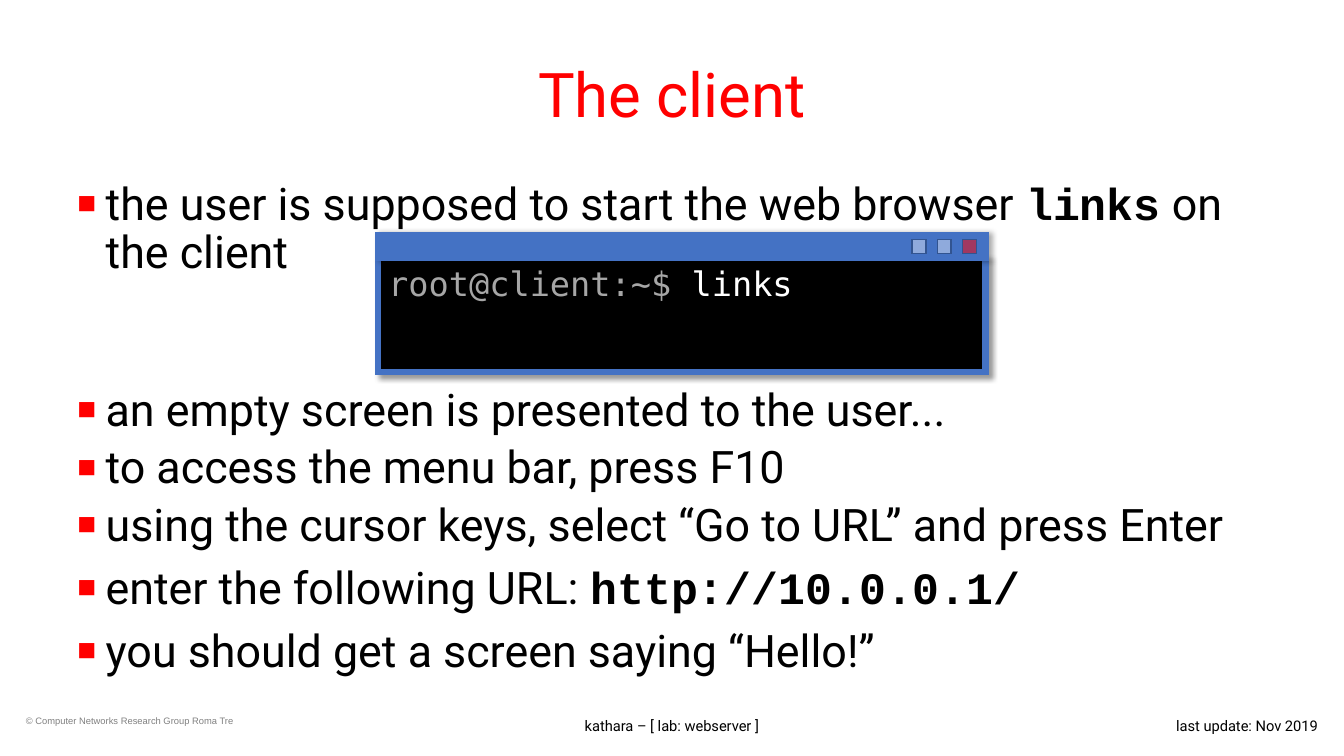
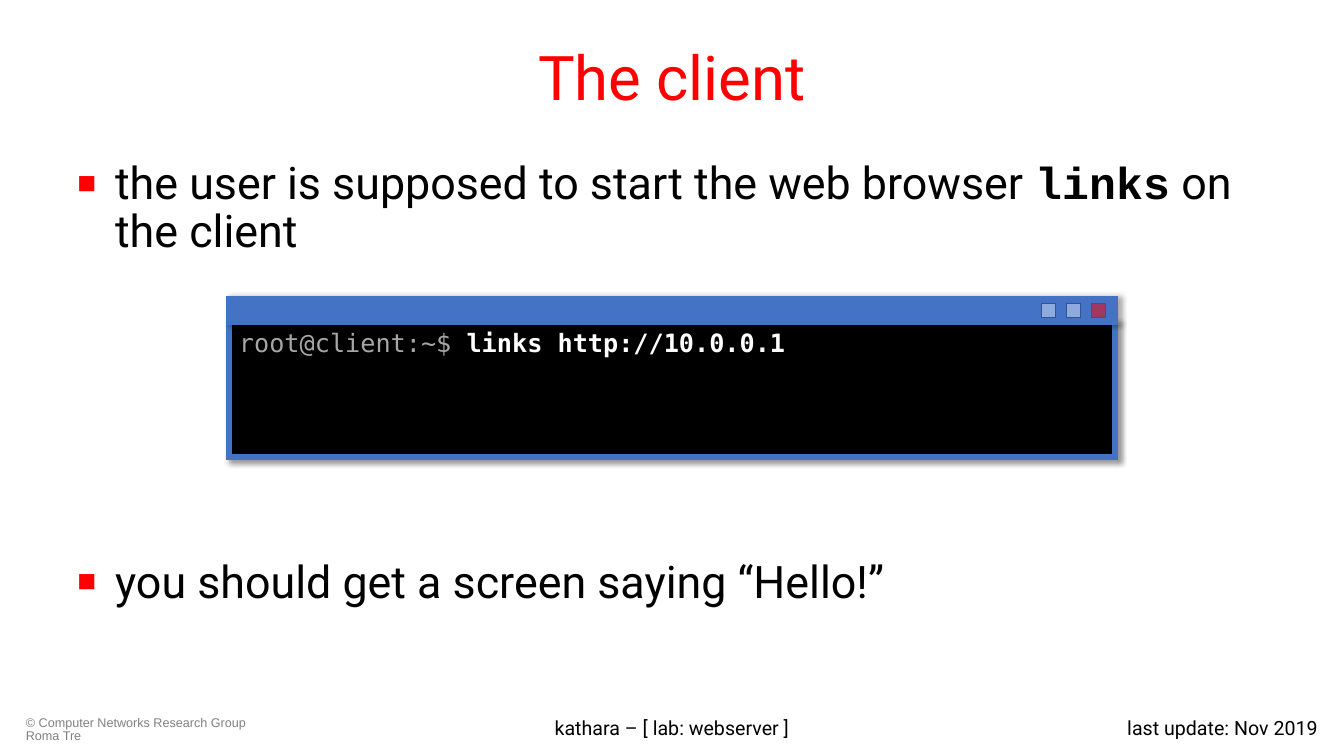
Before and after one commit to KatharaFramework/Kathara-Labs, a slide deck: slide 6 of main-labs/application-level/web-server/008-kathara-lab_web-server.pptx. Drawn at 1344x756 pixels with LibreOffice and Linux fonts; fonts in the diff are those of the drawing; background and template pictures are left out. Boxes give left, top, right and bottom in pixels: in the first picture for what was removed or moved away, otherwise in the second. Text is boxed around its words. In the diff, an @@ line names an element or a change of style, - is before the commit and + after.

Commit message:
Updated webserver slides

```diff
--- a/main-labs/application-level/web-server/008-kathara-lab_web-server.pptx
+++ b/main-labs/application-level/web-server/008-kathara-lab_web-server.pptx
@@ title "The client": place and size @@
-title "The client" at <box>538,70,806,118</box>
+title "The client" at <box>538,53,806,101</box>
@@ text "the user is supposed to ...": place and size @@
-text "the user is supposed to ..." at <box>106,186,1223,677</box>
+text "the user is supposed to ..." at <box>115,165,1231,608</box>
@@ text "the user is supposed to ..." at <box>115,165,1231,608</box>: indent changed @@
@@ rectangle: place and size @@
-rectangle at <box>378,235,985,258</box>
+rectangle at <box>229,299,1115,323</box>
@@ rectangle "root@client:~$ links http://10.0.0.1": place and size @@
-rectangle "root@client:~$ links http://10.0.0.1" at <box>378,258,985,372</box>
+rectangle "root@client:~$ links http://10.0.0.1" at <box>229,322,1115,457</box>
@@ rectangle: place and size @@
-rectangle at <box>938,240,952,254</box>
+rectangle at <box>1042,303,1056,318</box>
@@ rectangle: place and size @@
-rectangle at <box>912,240,927,254</box>
+rectangle at <box>1067,303,1081,318</box>
@@ rectangle: place and size @@
-rectangle at <box>963,240,977,254</box>
+rectangle at <box>1092,303,1106,318</box>
@@ text in rectangle at <box>239,331,786,358</box>: text changed; size 24 to 18 pt; text colour #A6A6A6 to #FFFFFF; bold on @@
-root@client:~$ links
+root@client:~$ links http://10.0.0.1
@@ text at <box>106,392,1223,614</box>: paragraphs removed @@
-■ an empty screen is presented to the user...
-■ to access the menu bar, press F10
-■ using the cursor keys, select “Go to URL” and press Enter
-■ enter the following URL: http://10.0.0.1/
@@ text "© Computer Networks Research Group ..." at <box>26,718,246,740</box>: size 6.8 to 9 pt @@
@@ text "kathara – [ lab: webserver ..." at <box>555,720,779,736</box>: size 10.5 to 14 pt @@
@@ text "last update: Nov 2019" at <box>1127,720,1318,739</box>: size 10.5 to 14 pt @@
```
Also in this commit, not shown: 12 other slides changed, 1 other file.
